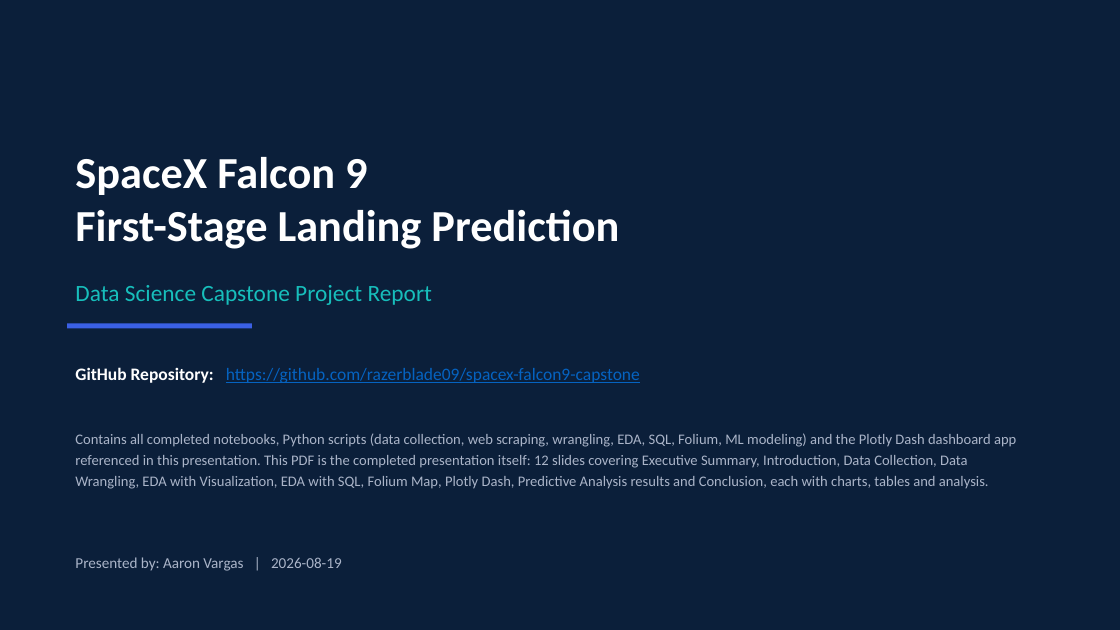
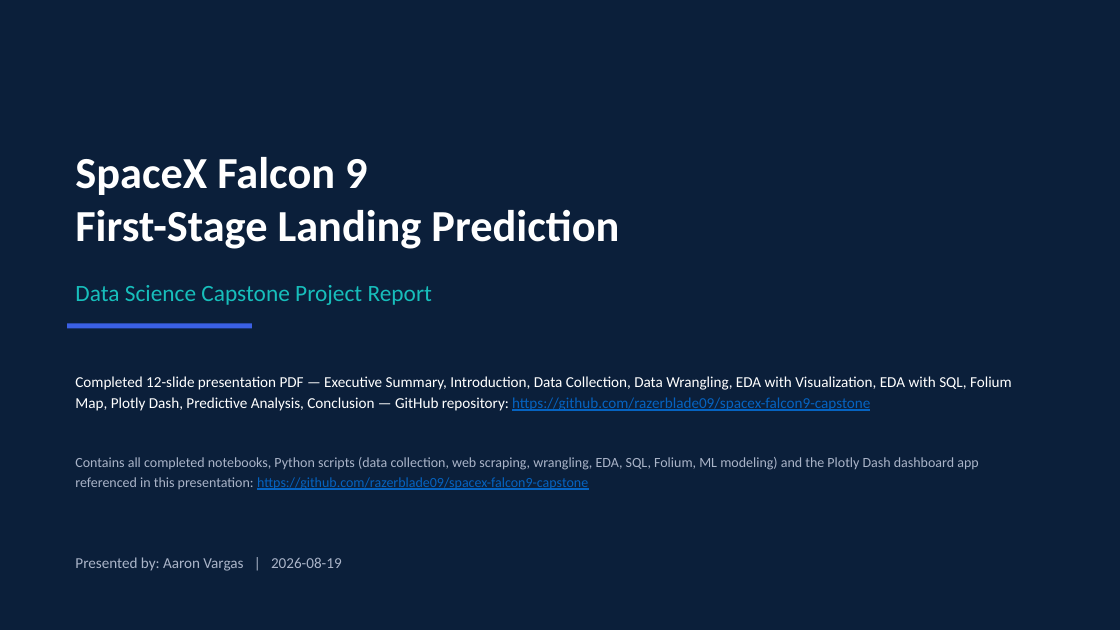
Before and after one commit to razerblade09/spacex-falcon9-capstone, a slide deck: slide 1 of Data_Science_Capstone_Presentation_12.pptx. Drawn at 1120x630 pixels with LibreOffice and Linux fonts; fonts in the diff are those of the drawing. Boxes give left, top, right and bottom in pixels: in the first picture for what was removed or moved away, otherwise in the second. Text is boxed around its words. In the diff, an @@ line names an element or a change of style, - is before the commit and + after.

```diff
--- a/Data_Science_Capstone_Presentation_12.pptx
+++ b/Data_Science_Capstone_Presentation_12.pptx
@@ text at bbox=[75, 376, 1012, 411]: text changed; size 15 to 13 pt; text colour #0563C1 to #FFFFFF @@
-GitHub Repository: https://github.com/razerblade09/spacex-falcon9-capstone
+Completed 12-slide presentation PDF — Executive Summary, Introduction, Data Collection, Data Wrangling, EDA with Visualization, EDA with SQL, Folium Map, Plotly Dash, Predictive Analysis, Conclusion — GitHub repository: https://github.com/razerblade09/spacex-falcon9-capstone
@@ text at bbox=[75, 457, 978, 490]: text changed; size 12.5 to 12 pt @@
-Contains all completed notebooks, Python scripts (data collection, web scraping, wrangling, EDA, SQL, Folium, ML modeling) and the Plotly Dash dashboard app referenced in this presentation. This PDF is the completed presentation itself: 12 slides covering Executive Summary, Introduction, Data Collection, Data Wrangling, EDA with Visualization, EDA with SQL, Folium Map, Plotly Dash, Predictive Analysis results and Conclusion, each with charts, tables and analysis.
+Contains all completed notebooks, Python scripts (data collection, web scraping, wrangling, EDA, SQL, Folium, ML modeling) and the Plotly Dash dashboard app referenced in this presentation: https://github.com/razerblade09/spacex-falcon9-capstone
```
Also in this commit, not shown: 10 other slides changed, 2 other files.
